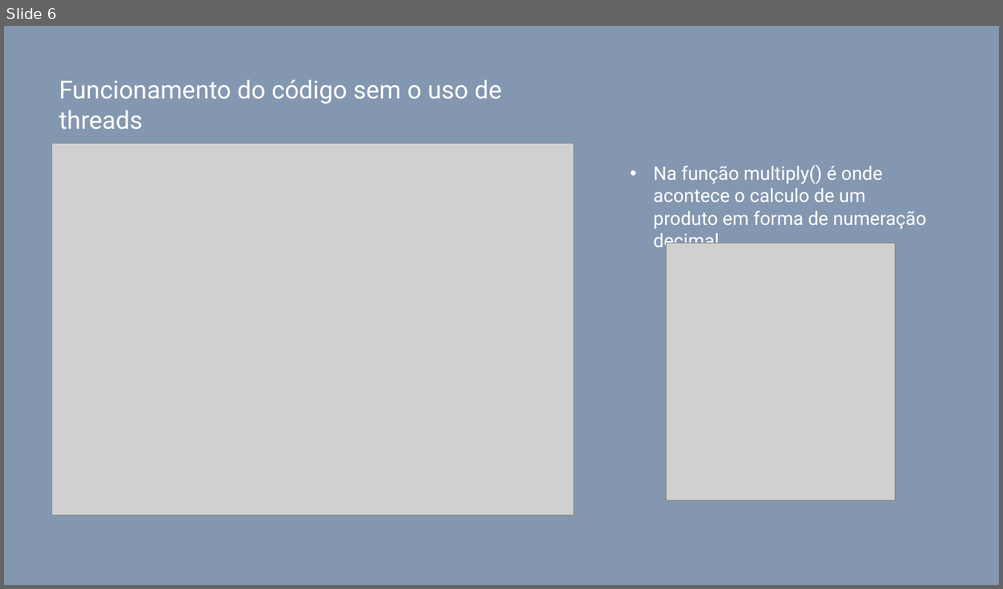
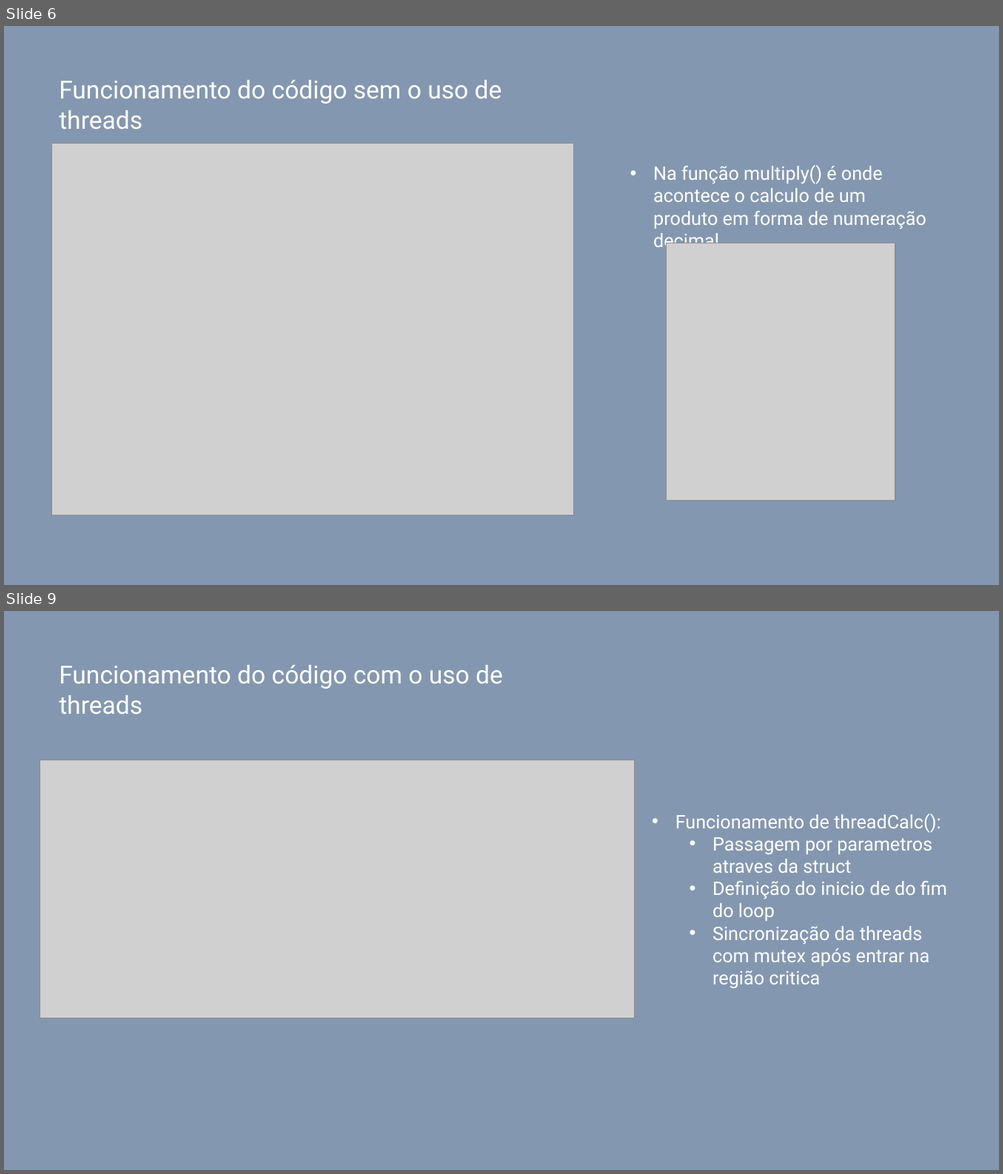
Before and after one commit to llBessa/LucasRafael_ws_OS_RR_2021, a slide deck: Apresentação/Fatorial.pptx. Shown one above the other, each under a label of ours: slide 6 before the commit, slides 6 and 9 after it; the slides between them are not shown. The pictures are 1003x589 and 1003x1174 pixels, drawn with LibreOffice and Linux fonts; fonts in the diff are those of the drawing; grey boxes stand for pictures. Boxes give left, top, right and bottom in pixels: in the first picture for what was removed or moved away, otherwise in the second. Text is boxed around its words. In the diff, an @@ line names an element or a change of style, - is before the commit and + after.

```diff
--- a/Apresentação/Fatorial.pptx
+++ b/Apresentação/Fatorial.pptx
@@ slide 9 added at bbox=[4, 611, 999, 1170], background #8497B0 @@
@@ text added at bbox=[59, 665, 503, 714], 24 pt, text #FFFFFF @@
+Funcionamento do código com o uso de threads
@@ picture added at bbox=[40, 760, 634, 1019] @@
@@ text added at bbox=[675, 814, 947, 988], 18 pt, text #FFFFFF @@
+  • Funcionamento de threadCalc():
+    • Passagem por parametros atraves da struct
+    • Definição do inicio de do fim do loop
+    • Sincronização da threads com mutex após entrar na região critica
```
Also in this commit, not shown: 2 slides changed, 4 other slides added, 1 slide removed, 1 other file.
